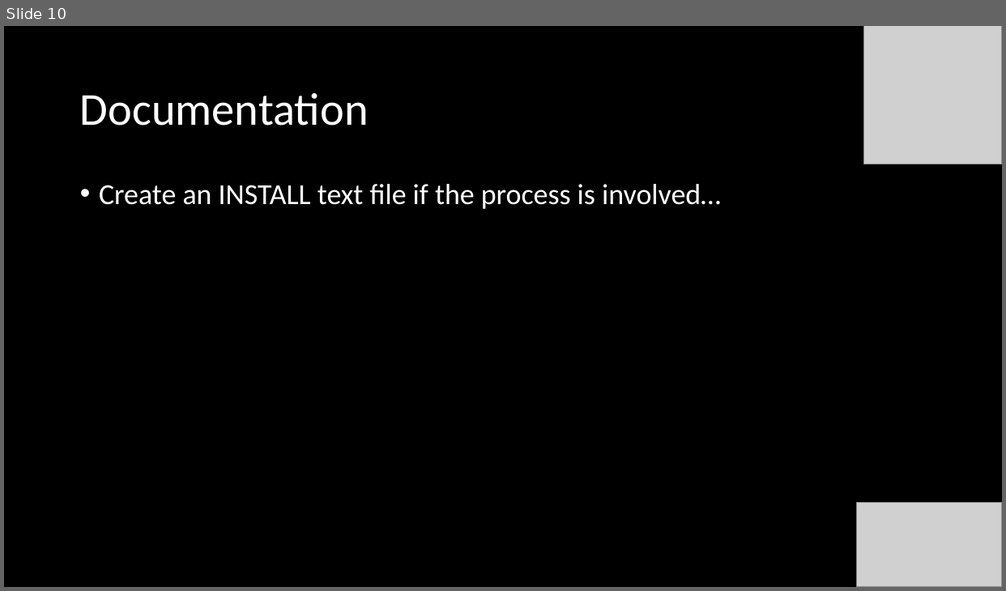
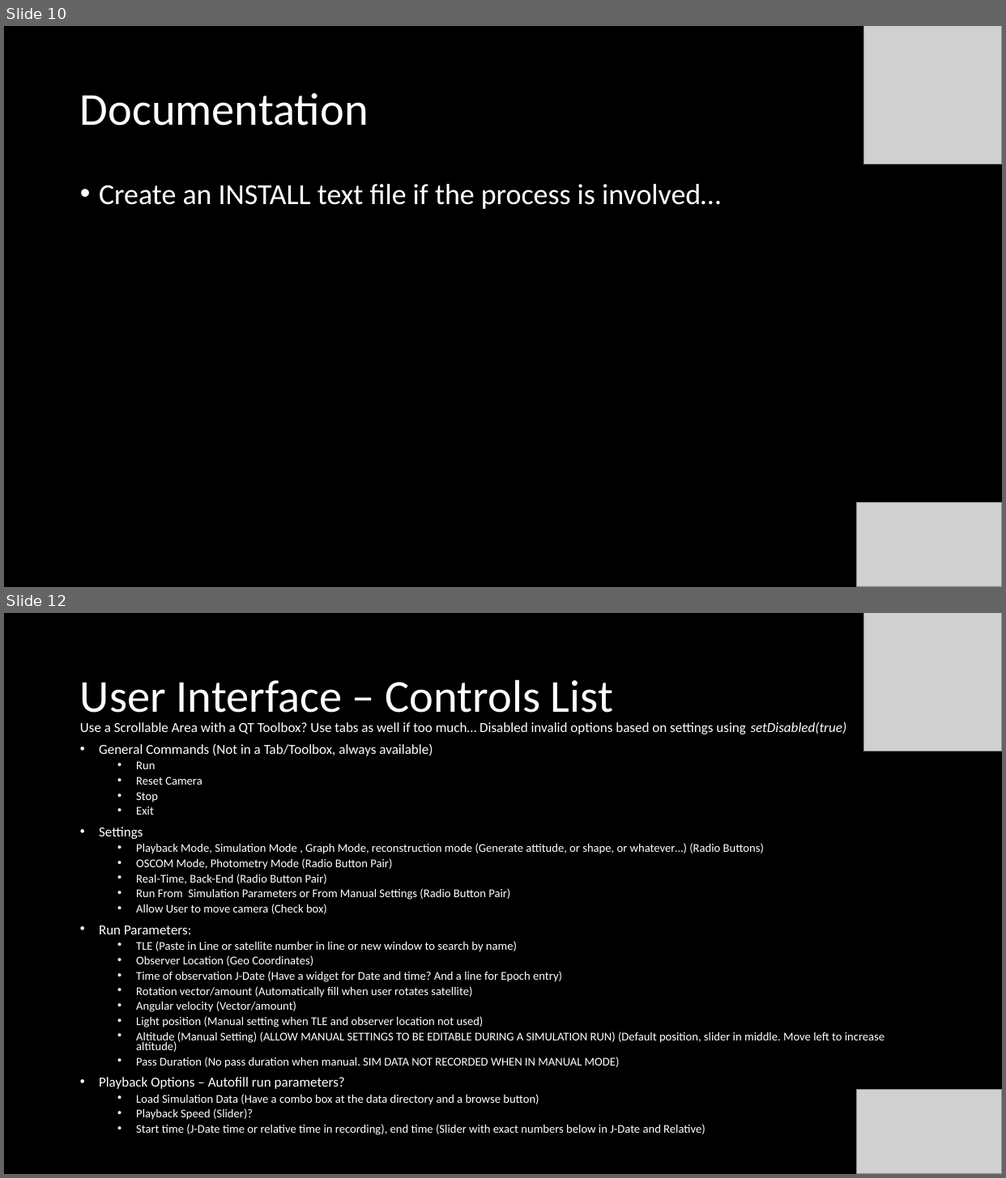
Before and after one commit to henry-valentine/COMPASS, a slide deck: documentation/COMPASS Project Status Document.pptx. Shown one above the other, each under a label of ours: slide 10 before the commit, slides 10 and 12 after it; the slides between them are not shown. The pictures are 1006x591 and 1006x1178 pixels, drawn with LibreOffice and Linux fonts; fonts in the diff are those of the drawing; grey boxes stand for pictures. Boxes give left, top, right and bottom in pixels: in the first picture for what was removed or moved away, otherwise in the second. Text is boxed around its words. In the diff, an @@ line names an element or a change of style, - is before the commit and + after.

```diff
--- a/documentation/COMPASS Project Status Document.pptx
+++ b/documentation/COMPASS Project Status Document.pptx
@@ slide 12 added at (4,613,1002,1174), background #000000 @@
@@ picture added at (863,613,1002,752) @@
@@ title added at (80,679,613,713), 44 pt, text #FFFFFF @@
+User Interface – Controls List
@@ text added at (80,722,884,1135), 11.4 pt, text #FFFFFF @@
+Use a Scrollable Area with a QT Toolbox? Use tabs as well if too much… Disabled invalid options based on settings using setDisabled(true)
+• General Commands (Not in a Tab/Toolbox, always available)
+  • Run
+  • Reset Camera
+  • Stop
+  • Exit
+• Settings
+  • Playback Mode, Simulation Mode , Graph Mode, reconstruction mode (Generate attitude, or shape, or whatever…) (Radio Buttons)
+  • OSCOM Mode, Photometry Mode (Radio Button Pair)
+  • Real-Time, Back-End (Radio Button Pair)
+  • Run From Simulation Parameters or From Manual Settings (Radio Button Pair)
+  • Allow User to move camera (Check box)
+• Run Parameters:
+  • TLE (Paste in Line or satellite number in line or new window to search by name)
+  • Observer Location (Geo Coordinates)
+  • Time of observation J-Date (Have a widget for Date and time? And a line for Epoch entry)
+  • Rotation vector/amount (Automatically fill when user rotates satellite)
+  • Angular velocity (Vector/amount)
+  • Light position (Manual setting when TLE and observer location not used)
+  • Altitude (Manual Setting) (ALLOW MANUAL SETTINGS TO BE EDITABLE DURING A SIMULATION RUN) (Default position, slider in middle. Move left to increase altitude)
+  • Pass Duration (No pass duration when manual. SIM DATA NOT RECORDED WHEN IN MANUAL MODE)
+• Playback Options – Autofill run parameters?
+  • Load Simulation Data (Have a combo box at the data directory and a browse button)
+  • Playback Speed (Slider)?
+  • Start time (J-Date time or relative time in recording), end time (Slider with exact numbers below in J-Date and Relative)
@@ picture added at (857,1090,1002,1174) @@
```
Also in this commit, not shown: 7 slides changed, 1 other slide added, 7 other files.
